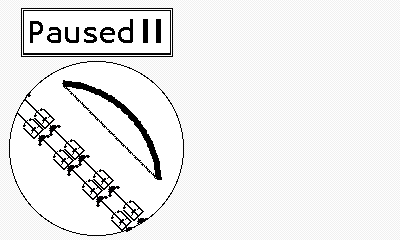
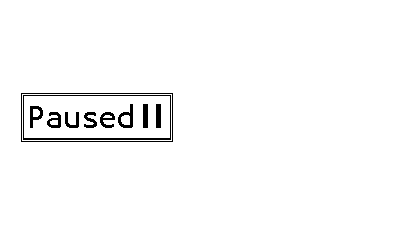
Comparing the layer stacks of the two 400 × 240 images. Changes:
painted on "text" over 21, 8, 173, 142
removed layer "Pasted Layer" over 62, 80, 162, 180
hid "bow_arrow", painted on it over 17, 80, 162, 232
hid "bg" over 10, 62, 183, 235
painted on "bg2" over 0, 0, 400, 240
